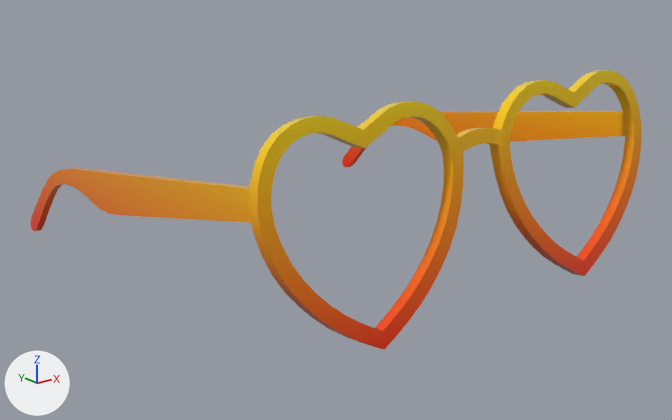
A saved change to the glTF model assets/scene/Models/glasses/glasses.glb.
The view is the same before and after, from a camera (50 mm lens) standing at (-0.979, -1.21, 0.56) and looking at (-0.002, 0.011, 0.072). The axes (+X, +Y, +Z) are drawn at lower left. The lights are the same throughout. The older version comes first. Vertices at exactly the same position are counted once.

In view in the first picture: 'glasses'.
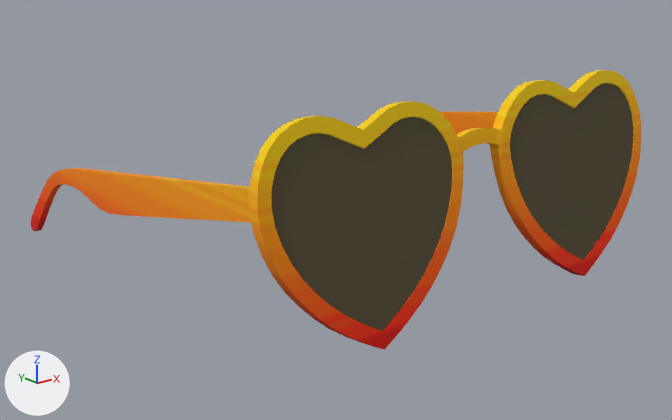
Pixel boxes (x1, y1, x2, y2) of what changed, in the pictures (672 x 420 px):
part 1 of me_17890_heart_glasses_v1_new, added (brown): after (272, 82, 634, 331)

The change in detail:
me_17890_heart_glasses_v1_new is used by ob_glasses; location (0.0, 0.0, 0.0).
me_17890_heart_glasses_v1_new had 642 vertices, 1280 faces and spanned x -0.39..0.389, y -0.361..0.454, z -0.001..0.327.
me_17890_heart_glasses_v1_new now has 818 vertices, 1624 faces and spans x -0.39..0.389, y -0.361..0.454, z -0.001..0.327.
me_17890_heart_glasses_v1_new part 1: 88 vertices added at x -0.37..0.369, y -0.355..-0.31, z 0.032..0.306.
Other edits to the shape of me_17890_heart_glasses_v1_new do not show in these pictures.
